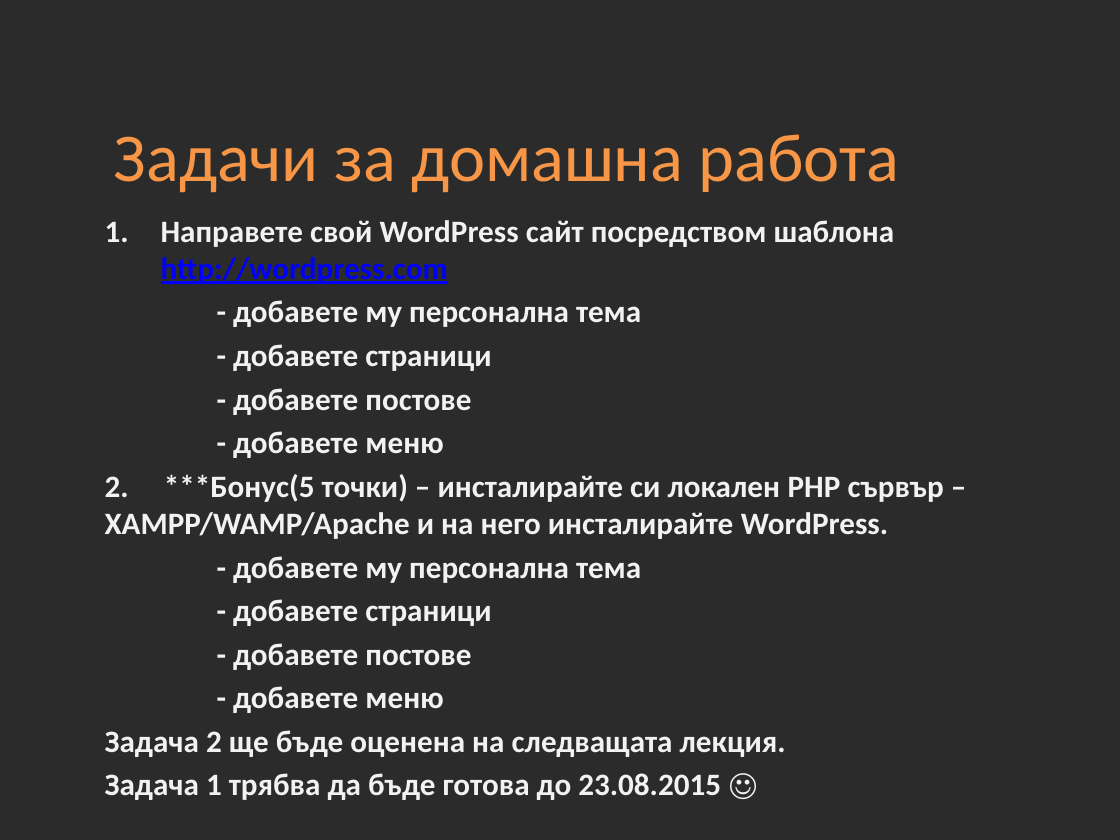
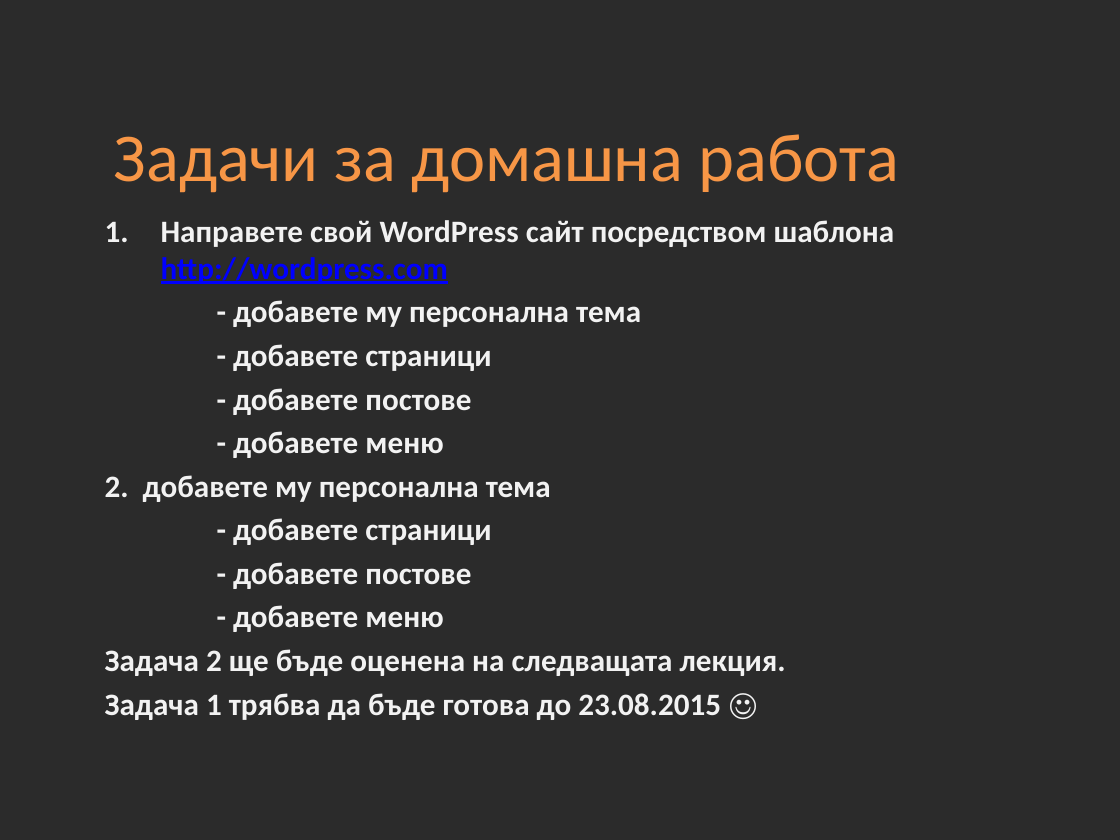
Before and after one commit to Academy-Soft-Intellect/Front-End-Course, a slide deck: slide 8 of 08-CMS.pptx. Drawn at 1120x840 pixels with LibreOffice and Linux fonts; fonts in the diff are those of the drawing; background and template pictures are left out; a plain dark background stands for a picture behind light text. Boxes give left, top, right and bottom in pixels: in the first picture for what was removed or moved away, otherwise in the second. Text is boxed around its words. In the diff, an @@ line names an element or a change of style, - is before the commit and + after.

```diff
--- a/08-CMS.pptx
+++ b/08-CMS.pptx
@@ text at <box>105,475,551,502</box>: text changed @@
-2. ***Бонус(5 точки) – инсталирайте си локален PHP сървър – XAMPP/WAMP/Apache и на него инсталирайте WordPress.
-- добавете му персонална тема
+2. добавете му персонална тема
```
